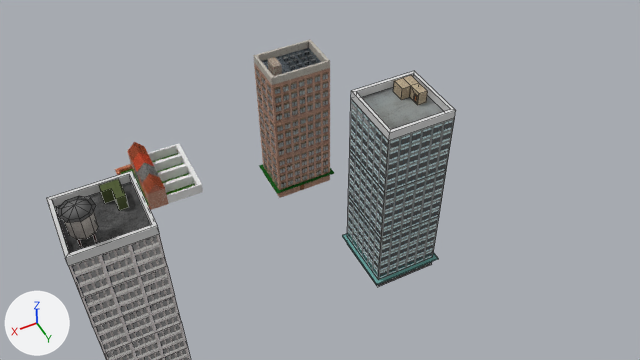
Before and after pictures for a commit that changed the Blender file models/buildings.blend.
Camera for both pictures: the file's camera 'Camera'. The lights are fixed; the arrows at lower left show +X, +Y and +Z. Mesh edges are drawn as thin lines on the coarser meshes.

Before the edit, the objects in view are built like this:
```python
ob_building1 = bpy.data.objects.new('building1', me_plane_015)
ob_building1.location = (-5.62, -4.05, 0.0)
ob_building1.rotation_euler = (0.376, 0.0, 0.0)  # degrees (22, 0, 0)
ob_building1.scale = (0.0171, 0.0569, 0.0569)
ob_building2 = bpy.data.objects.new('building2', me_plane_019)
ob_building2.location = (-6.5, -0.31, 0.0)
ob_building2.scale = (0.9, 0.9, 0.9)
ob_house1 = bpy.data.objects.new('house1', me_plane_021)
ob_house1.location = (-1.99, -5.71, 0.0)
ob_house1.scale = (1.0, 0.5, 1.0)
# also in view: 'building3' at (0.0, 0.0, 2.82)
```
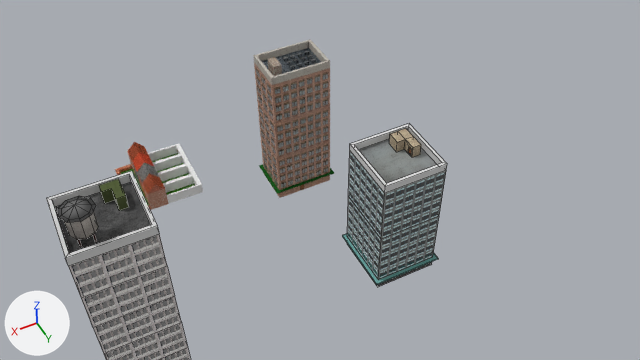
Commit message: rotation building + building2 smaller

Where the change shows, as pixel boxes (x1, y1, x2, y2) in the pictures (640 x 360 px; the box of a moved part takes in the faces that stretch with it):
'building2', reshaped (8% narrower, 24% shorter)
    before: (342, 71, 456, 287)
    after: (342, 124, 447, 287)
part 1 of me_plane_019, moved or reshaped
    before: (393, 75, 428, 105)
    after: (389, 129, 421, 157)
part 2 of me_plane_019, moved or reshaped
    before: (362, 87, 444, 129)
    after: (359, 139, 437, 183)
part 3 of me_plane_019, deleted
    before: (351, 71, 456, 141)
part 4 of me_plane_019, built on
    before: (350, 99, 455, 193)
    after: (350, 124, 447, 193)

The change, as a diff of the scene's bpy script:
```diff
--- a/models/buildings.blend.py
+++ b/models/buildings.blend.py
@@ me_plane_019 @@
 # used by ob_building2; location = (-6.5, -0.31, 0.0); scale = (0.9, 0.9, 0.9)
-me_plane_019.from_pydata(...)  # 88 vertices, 57 faces; spans x -1.0..1.0, y -1.0..1.0, z 0.0..5.67
+me_plane_019.from_pydata(...)  # 80 vertices, 53 faces; spans x -1.0..1.0, y -1.0..1.0, z 0.0..4.0
+# me_plane_019 part 1: the loose piece of 24 vertices spanning x -0.63..-0.14, y -0.64..0.09, z 5.33..5.67 is moved by (0.0, 0.0, -1.67)
+# me_plane_019 part 2: the loose piece of 4 vertices spanning x -0.8..0.8, y -0.8..0.8, z 5.33 is moved by (0.0, 0.0, -1.67)
+# me_plane_019 part 3: the loose piece of 16 vertices spanning x -0.89..0.89, y -0.89..0.89, z 5.33..5.56 is deleted
+# me_plane_019 part 4
+# 4 vertices are removed from x -0.89..0.89, y -0.89..0.89, z 5.33
+# 4 faces are deleted
+# 12 vertices are added at x -0.89..0.89, y -0.89..0.89, z 3.67..3.89
+# 12 new faces join them, mat_b1topbordermat (light grey #d8d8d8)
 me_plane_019.materials.append(mat_b1floordeco)
```
